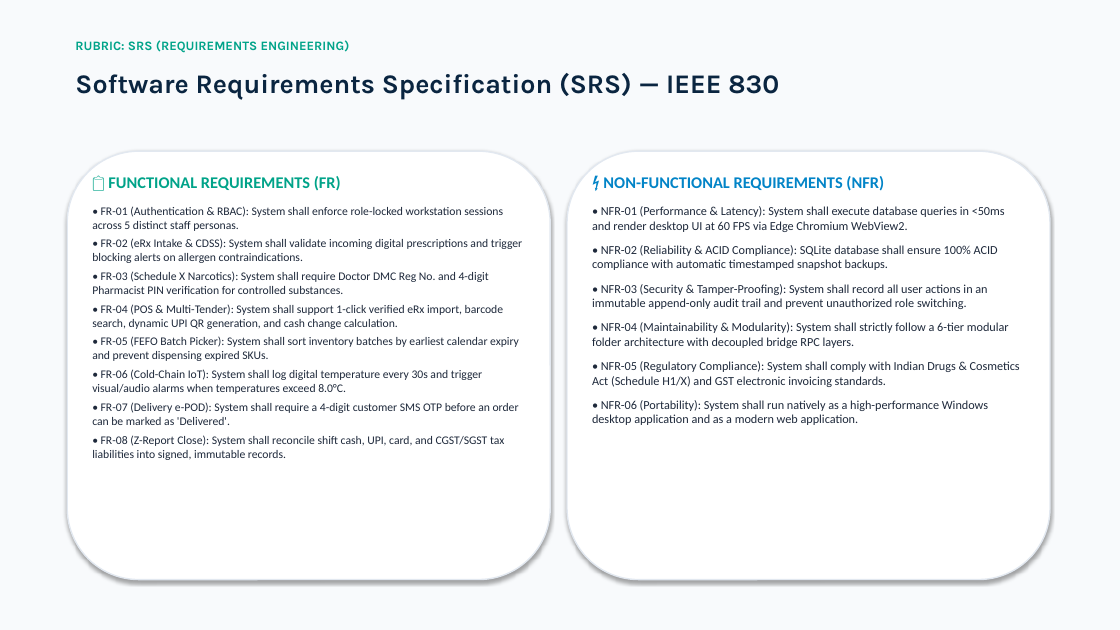
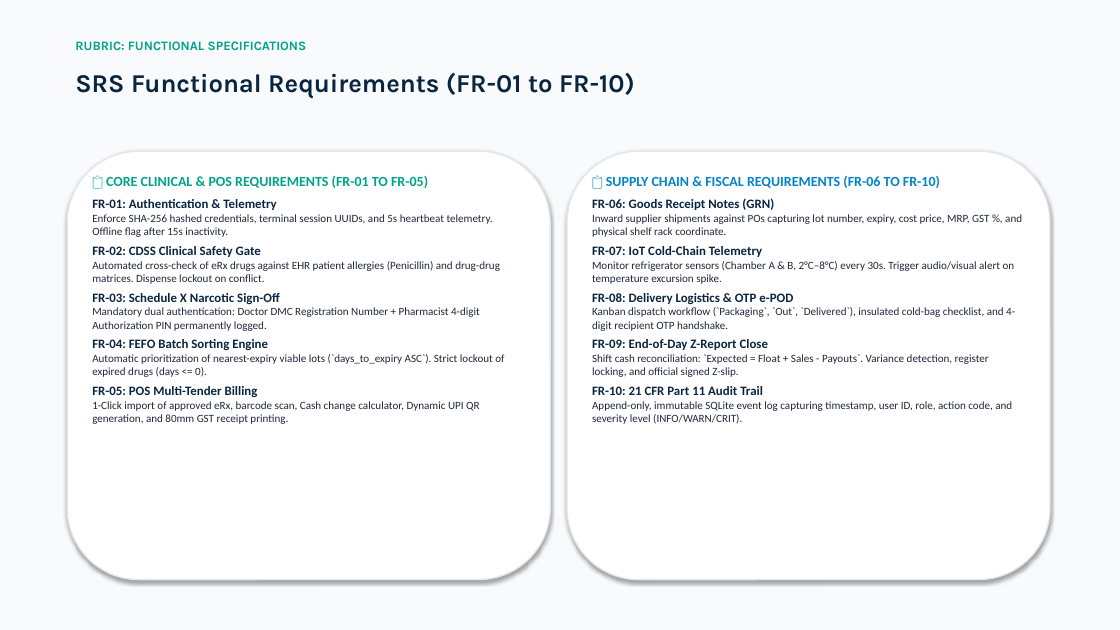
Before and after one commit to Piyush7251/Pharmacy_Management_System, a slide deck: slide 8 of AegisPharm_TQM_Presentation_Piyush_Bhatt.pptx (slide 4 before the commit). Drawn at 1120x630 pixels with LibreOffice and Linux fonts; fonts in the diff are those of the drawing. Boxes give left, top, right and bottom in pixels: in the first picture for what was removed or moved away, otherwise in the second. Text is boxed around its words. In the diff, an @@ line names an element or a change of style, - is before the commit and + after.

Commit message:
docs: add dedicated SRS and Working Application Demo Guide slides to PPT presentation

```diff
--- a/AegisPharm_TQM_Presentation_Piyush_Bhatt.pptx
+++ b/AegisPharm_TQM_Presentation_Piyush_Bhatt.pptx
@@ text at <box>75,41,307,50</box>: text changed @@
-RUBRIC: SRS (REQUIREMENTS ENGINEERING)
+RUBRIC: FUNCTIONAL SPECIFICATIONS
@@ text at <box>75,73,635,98</box>: text changed; size 23 to 22 pt @@
-Software Requirements Specification (SRS) — IEEE 830
+SRS Functional Requirements (FR-01 to FR-10)
@@ text at <box>92,176,504,424</box>: text changed; size 10 to 9.5 pt @@
-📋 FUNCTIONAL REQUIREMENTS (FR)
-• FR-01 (Authentication & RBAC): System shall enforce role-locked workstation sessions across 5 distinct staff personas.
-• FR-02 (eRx Intake & CDSS): System shall validate incoming digital prescriptions and trigger blocking alerts on allergen contraindications.
-• FR-03 (Schedule X Narcotics): System shall require Doctor DMC Reg No. and 4-digit Pharmacist PIN verification for controlled substances.
-• FR-04 (POS & Multi-Tender): System shall support 1-click verified eRx import, barcode search, dynamic UPI QR generation, and cash change calculation.
-• FR-05 (FEFO Batch Picker): System shall sort inventory batches by earliest calendar expiry and prevent dispensing expired SKUs.
-• FR-06 (Cold-Chain IoT): System shall log digital temperature every 30s and trigger visual/audio alarms when temperatures exceed 8.0°C.
-• FR-07 (Delivery e-POD): System shall require a 4-digit customer SMS OTP before an order can be marked as 'Delivered'.
-• FR-08 (Z-Report Close): System shall reconcile shift cash, UPI, card, and CGST/SGST tax liabilities into signed, immutable records.
+📋 CORE CLINICAL & POS REQUIREMENTS (FR-01 TO FR-05)
+FR-01: Authentication & Telemetry
+Enforce SHA-256 hashed credentials, terminal session UUIDs, and 5s heartbeat telemetry. Offline flag after 15s inactivity.
+FR-02: CDSS Clinical Safety Gate
+Automated cross-check of eRx drugs against EHR patient allergies (Penicillin) and drug-drug matrices. Dispense lockout on conflict.
+FR-03: Schedule X Narcotic Sign-Off
+Mandatory dual authentication: Doctor DMC Registration Number + Pharmacist 4-digit Authorization PIN permanently logged.
+FR-04: FEFO Batch Sorting Engine
+Automatic prioritization of nearest-expiry viable lots (`days_to_expiry ASC`). Strict lockout of expired drugs (days <= 0).
+FR-05: POS Multi-Tender Billing
+1-Click import of approved eRx, barcode scan, Cash change calculator, Dynamic UPI QR generation, and 80mm GST receipt printing.
@@ text at <box>592,176,1022,424</box>: text changed; size 10.5 to 9.5 pt @@
-⚡ NON-FUNCTIONAL REQUIREMENTS (NFR)
-• NFR-01 (Performance & Latency): System shall execute database queries in <50ms and render desktop UI at 60 FPS via Edge Chromium WebView2.
-• NFR-02 (Reliability & ACID Compliance): SQLite database shall ensure 100% ACID compliance with automatic timestamped snapshot backups.
-• NFR-03 (Security & Tamper-Proofing): System shall record all user actions in an immutable append-only audit trail and prevent unauthorized role switching.
-• NFR-04 (Maintainability & Modularity): System shall strictly follow a 6-tier modular folder architecture with decoupled bridge RPC layers.
-• NFR-05 (Regulatory Compliance): System shall comply with Indian Drugs & Cosmetics Act (Schedule H1/X) and GST electronic invoicing standards.
-• NFR-06 (Portability): System shall run natively as a high-performance Windows desktop application and as a modern web application.
+📋 SUPPLY CHAIN & FISCAL REQUIREMENTS (FR-06 TO FR-10)
+FR-06: Goods Receipt Notes (GRN)
+Inward supplier shipments against POs capturing lot number, expiry, cost price, MRP, GST %, and physical shelf rack coordinate.
+FR-07: IoT Cold-Chain Telemetry
+Monitor refrigerator sensors (Chamber A & B, 2°C–8°C) every 30s. Trigger audio/visual alert on temperature excursion spike.
+FR-08: Delivery Logistics & OTP e-POD
+Kanban dispatch workflow (`Packaging`, `Out`, `Delivered`), insulated cold-bag checklist, and 4-digit recipient OTP handshake.
+FR-09: End-of-Day Z-Report Close
+Shift cash reconciliation: `Expected = Float + Sales - Payouts`. Variance detection, register locking, and official signed Z-slip.
+FR-10: 21 CFR Part 11 Audit Trail
+Append-only, immutable SQLite event log capturing timestamp, user ID, role, action code, and severity level (INFO/WARN/CRIT).
```
Also in this commit, not shown: 10 other slides changed, 6 slides added, 2 slides removed, 2 other files.
